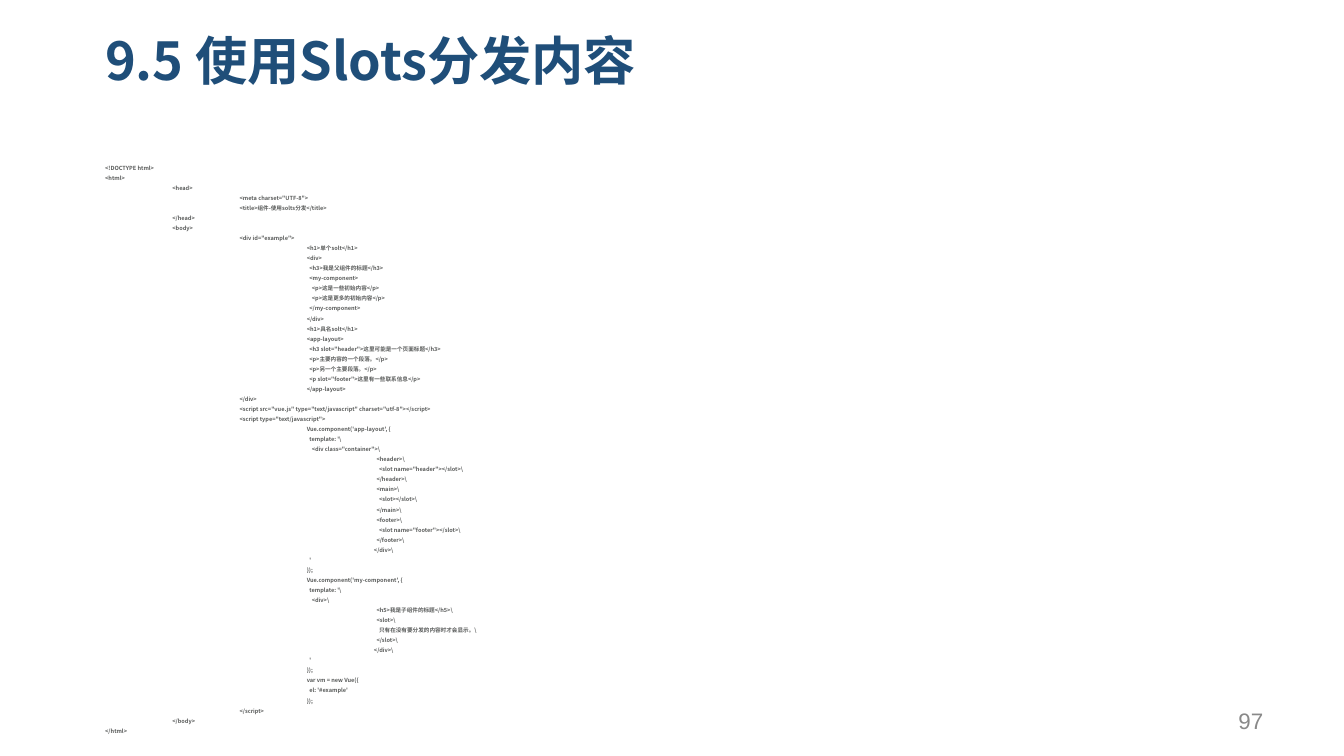
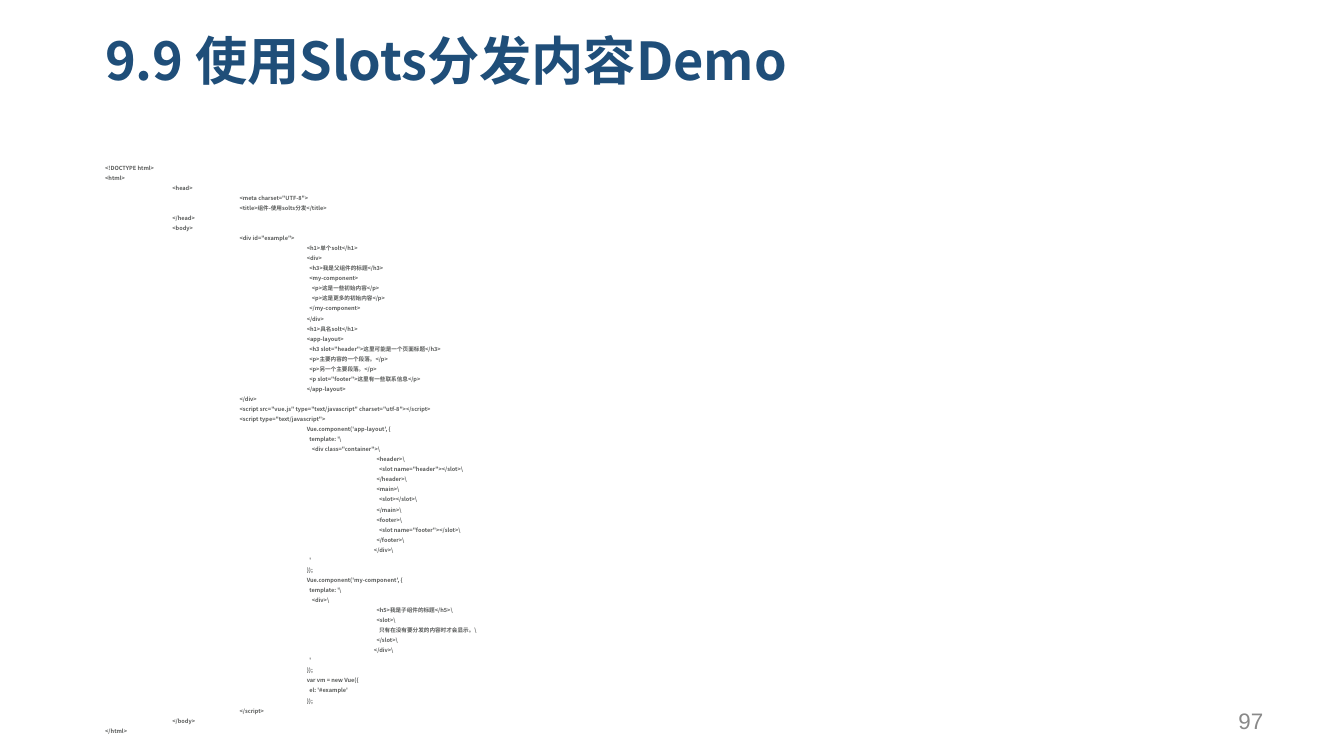
Before and after one commit to yxl2628/vuejs, a slide deck: slide 97 of 02 Vue基础.pptx. Drawn at 1344x756 pixels with LibreOffice and Linux fonts; fonts in the diff are those of the drawing. Boxes give left, top, right and bottom in pixels: in the first picture for what was removed or moved away, otherwise in the second. Text is boxed around its words. In the diff, an @@ line names an element or a change of style, - is before the commit and + after.

```diff
--- a/02 Vue基础.pptx
+++ b/02 Vue基础.pptx
@@ title at <box>105,35,787,85</box>: text changed @@
-9.5 使用Slots分发内容
+9.9 使用Slots分发内容Demo
```
Also in this commit, not shown: 40 other slides changed, 1 other file.
